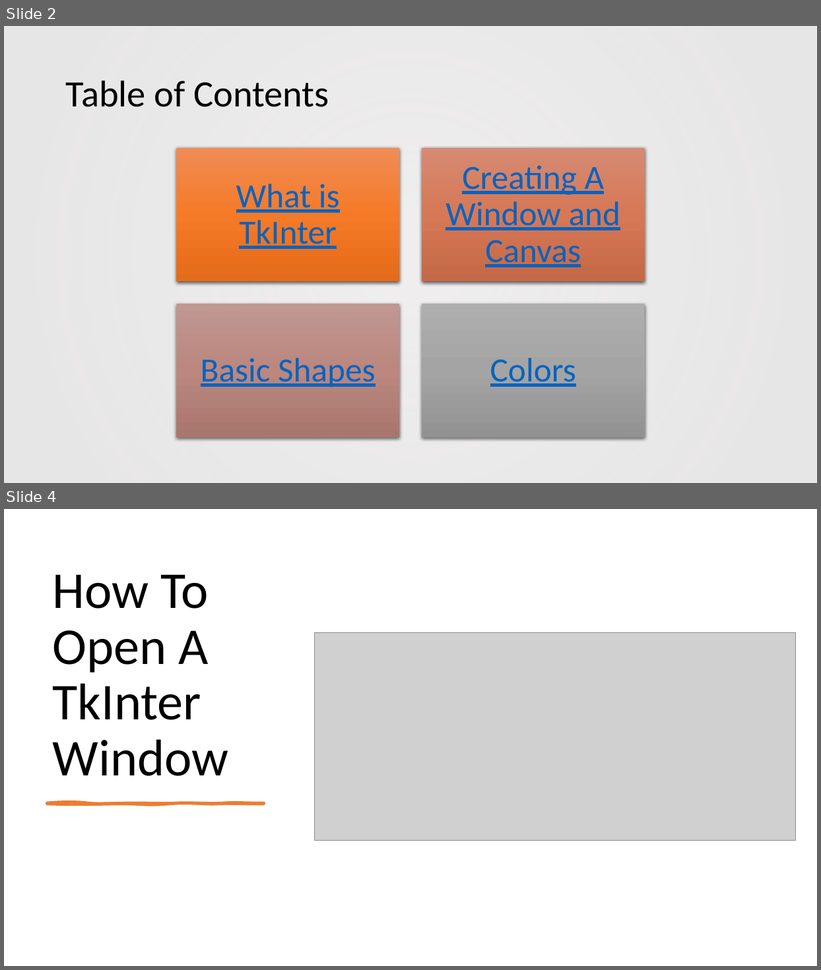
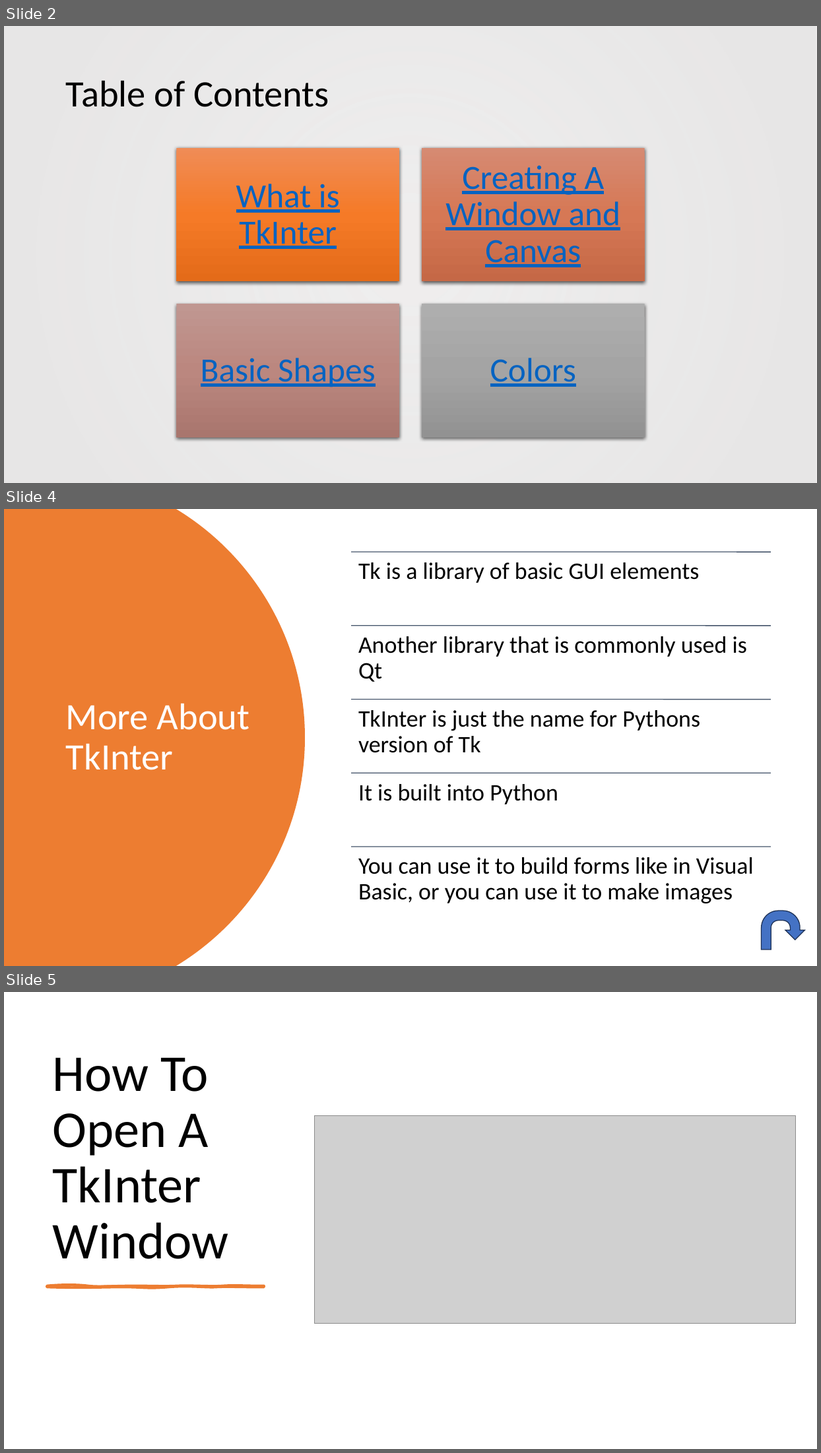
Before and after one commit to 24tweikel/TkInterTutorial, a slide deck: tkinter.pptx. Shown one above the other, each under a label of ours: slides 2 and 4 before the commit, slides 2, 4 and 5 after it; the slides between them are not shown. The pictures are 821x970 and 821x1453 pixels, drawn with LibreOffice and Linux fonts; fonts in the diff are those of the drawing; grey boxes stand for pictures; background and template pictures are left out. Boxes give left, top, right and bottom in pixels: in the first picture for what was removed or moved away, otherwise in the second. Text is boxed around its words. In the diff, an @@ line names an element or a change of style, - is before the commit and + after.

```diff
--- a/tkinter.pptx
+++ b/tkinter.pptx
@@ slide 4 added at (x1=4, y1=509, x2=817, y2=966), background #FFFFFF @@
@@ freeform shape added at (x1=4, y1=509, x2=305, y2=966), fill #ED7D31 @@
@@ title added at (x1=66, y1=703, x2=250, y2=770), 44 pt, text #FFFFFF @@
+More About TkInter
@@ group added at (x1=352, y1=552, x2=772, y2=904): 5 lines, 5 texts @@
+Tk is a library of basic GUI elements
+Another library that is commonly used is Qt
+TkInter is just the name for Pythons version of Tk
+It is built into Python
+You can use it to build forms like in Visual Basic, or you can use it to make images
@@ uturn arrow added at (x1=762, y1=911, x2=805, y2=950), fill #4472C4, outline #1E3256 1 pt @@
@@ what was slide 4 is now slide 5 @@
```
Also in this commit, not shown: 3 slides changed, 2 other slides added, 1 slide removed.
